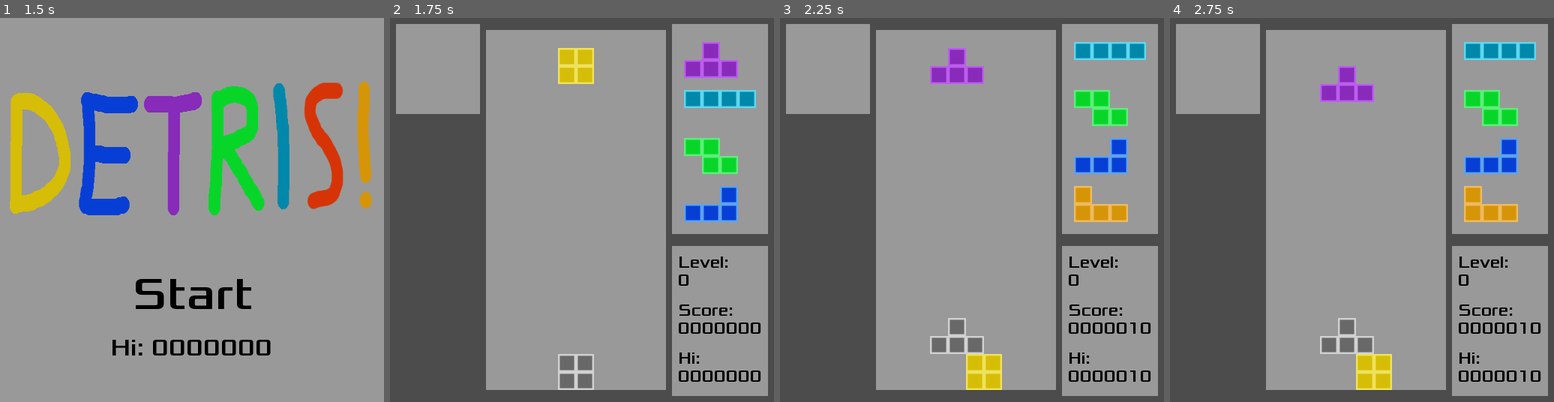
Above: before the commit, frames 1-4 (left to right).
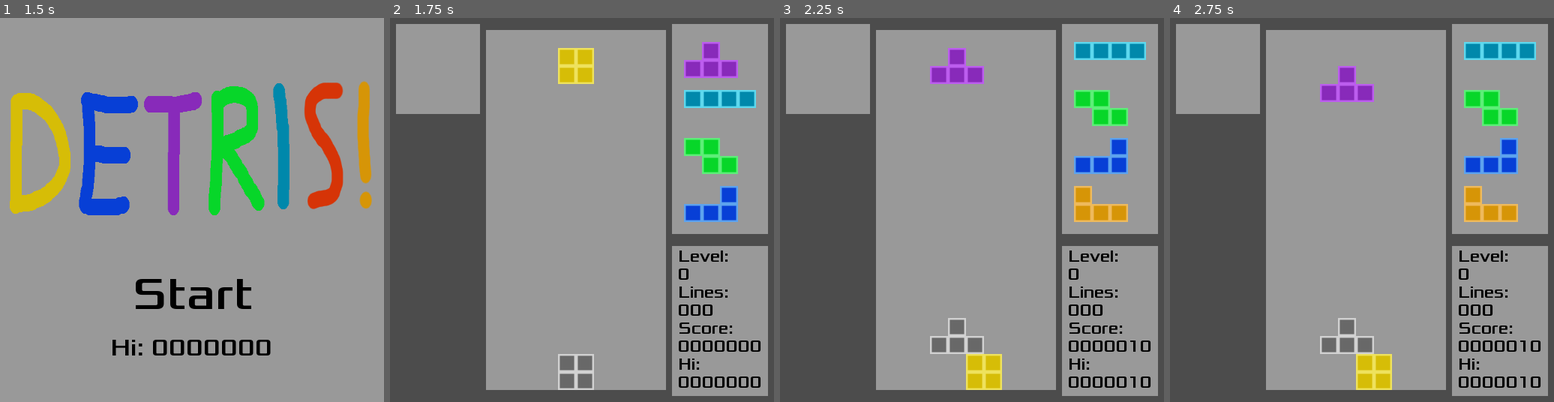
Above: after the commit, the same moments.

Repository: Boyquotes/Godot-Detris
Game: Godot game, scene res://TitleScreen.tscn
Two runs of this game, one before a commit and one after it. Both use one fixed random seed, a clock stepped at 60 frames per second and the inputs below. The project has no main scene, so this scene is started directly. Sound files missing from this copy of the repository are replaced by a short silence.
Inputs:
- Up to frame 1 (1.5 s): tap Enter at 0.5 s; hold D (mino_right) 0.53-1.28 s; hold Z (mino_anticlockwise) 0.53-1.28 s; hold A (mino_left) from 1.28 s (still down); tap X (mino_clockwise) at 1.35 s
- Up to frame 2 (1.75 s): keep holding A (mino_left)
- Up to frame 3 (2.25 s): tap Space at 2 s; release A (mino_left) at 2.03 s; hold D (mino_right) from 2.03 s (still down); hold W (mino_hard_drop) from 2.03 s (still down)
- Up to frame 4 (2.75 s): keep holding D (mino_right); keep holding W (mino_hard_drop)

Frame 1 is identical in both runs. In frame 2, 1.7% of the frame differs, in the area x 75-97%, y 60-97%; in frame 3, 1.7%; in frame 4, 1.7%.

Commit message:
Keep track of lines cleared, and increment level accordingly

Diff:
--- a/Global.gd
+++ b/Global.gd
@@ -2,6 +2,8 @@
 
 
 signal scores_updated
+signal lines_updated
+signal level_updated
 
 
 export var points_single := 100
@@ -9,9 +11,11 @@
 export var points_triple := 900
 export var points_detris := 1600
 export var points_harddrop := 10
+export var lines_per_level := 10
 
 var current_score := 0 setget set_score
 var current_level := 0
+var current_lines := 0 setget set_lines
 var high_score := 0
 
 var title_scene : PackedScene = preload("res://TitleScreen.tscn")
@@ -20,10 +24,21 @@
 
 func _init() -> void:
 	randomize()
+	reset()
+
+
+func reset() -> void:
+	set_score(0)
+	set_lines(0)
+	current_level = 0
 
 
 func increment_score(points : int) -> void:
 	set_score(current_score + points)
+
+
+func increment_lines(lines : int) -> void:
+	set_lines(current_lines + lines)
 
 
 func set_score(score_ : int) -> void:
@@ -33,11 +48,22 @@
 	emit_signal("scores_updated")
 
 
+func set_lines(lines_ : int) -> void:
+	current_lines = lines_
+	emit_signal("lines_updated")
+	# warning-ignore: INTEGER_DIVISION
+	var target_level = current_lines / lines_per_level
+	if target_level > current_level:
+		current_level = target_level
+		emit_signal("level_updated")
+
+
 func _on_Matrix_hard_dropped() -> void:
 	increment_score(points_harddrop)
 
 
 func _on_Matrix_lines_cleared(lines : int) -> void:
+	increment_lines(lines)
 	match lines:
 		1:
 			increment_score(points_single)
@@ -57,6 +83,6 @@
 
 
 func _on_Matrix_game_lost() -> void:
+	reset()
 	# warning-ignore: RETURN_VALUE_DISCARDED
-	set_score(0)
 	get_tree().change_scene_to(title_scene)
--- a/ScoreBoard.gd
+++ b/ScoreBoard.gd
@@ -4,14 +4,27 @@
 func _ready() -> void:
 	# warning-ignore: RETURN_VALUE_DISCARDED
 	Global.connect("scores_updated", self, "_on_Global_scores_updated")
+	# warning-ignore: RETURN_VALUE_DISCARDED
+	Global.connect("lines_updated", self, "_on_Global_lines_updated")
+	# warning-ignore: RETURN_VALUE_DISCARDED
+	Global.connect("level_updated", self, "_on_Global_level_updated")
 	update_labels()
 
 
 func update_labels() -> void:
 	$ScoreNumber.text = "%07d" % Global.current_score
 	$HiScoreNumber.text = "%07d" % Global.high_score
+	$LinesNumber.text = "%03d" % Global.current_lines
 	$LevelNumber.text = "%d" % Global.current_level
 
 
 func _on_Global_scores_updated() -> void:
 	update_labels()
+
+
+func _on_Global_lines_updated() -> void:
+	update_labels()
+
+
+func _on_Global_level_updated() -> void:
+	update_labels()
--- a/ScoreBoard.tscn
+++ b/ScoreBoard.tscn
@@ -16,9 +16,8 @@
 anchor_top = 0.5
 anchor_bottom = 0.5
 margin_left = 8.0
-margin_top = 8.0
 margin_right = 86.0
-margin_bottom = 38.0
+margin_bottom = 30.0
 text = "Level:"
 __meta__ = {
 "_edit_use_anchors_": false
@@ -26,9 +25,29 @@
 
 [node name="LevelNumber" type="Label" parent="."]
 margin_left = 8.0
-margin_top = 32.0
+margin_top = 24.0
 margin_right = 48.0
-margin_bottom = 62.0
+margin_bottom = 54.0
+text = "0"
+__meta__ = {
+"_edit_use_anchors_": false
+}
+
+[node name="LinesText" type="Label" parent="."]
+margin_left = 8.0
+margin_top = 48.0
+margin_right = 76.0
+margin_bottom = 75.0
+text = "Lines:"
+__meta__ = {
+"_edit_use_anchors_": false
+}
+
+[node name="LinesNumber" type="Label" parent="."]
+margin_left = 8.0
+margin_top = 72.0
+margin_right = 48.0
+margin_bottom = 99.0
 text = "0"
 __meta__ = {
 "_edit_use_anchors_": false
@@ -38,9 +57,9 @@
 anchor_top = 0.5
 anchor_bottom = 0.5
 margin_left = 8.0
-margin_top = 72.0
+margin_top = 96.0
 margin_right = 92.0
-margin_bottom = 102.0
+margin_bottom = 126.0
 text = "Score:"
 __meta__ = {
 "_edit_use_anchors_": false
@@ -48,9 +67,9 @@
 
 [node name="ScoreNumber" type="Label" parent="."]
 margin_left = 8.0
-margin_top = 96.0
+margin_top = 120.0
 margin_right = 48.0
-margin_bottom = 126.0
+margin_bottom = 150.0
 text = "0"
 __meta__ = {
 "_edit_use_anchors_": false
@@ -60,9 +79,9 @@
 anchor_top = 0.5
 anchor_bottom = 0.5
 margin_left = 8.0
-margin_top = 136.0
+margin_top = 144.0
 margin_right = 48.0
-margin_bottom = 166.0
+margin_bottom = 174.0
 text = "Hi:"
 __meta__ = {
 "_edit_use_anchors_": false
@@ -70,7 +89,7 @@
 
 [node name="HiScoreNumber" type="Label" parent="."]
 margin_left = 8.0
-margin_top = 160.0
+margin_top = 168.0
 margin_right = 48.0
-margin_bottom = 190.0
+margin_bottom = 198.0
 text = "0"
